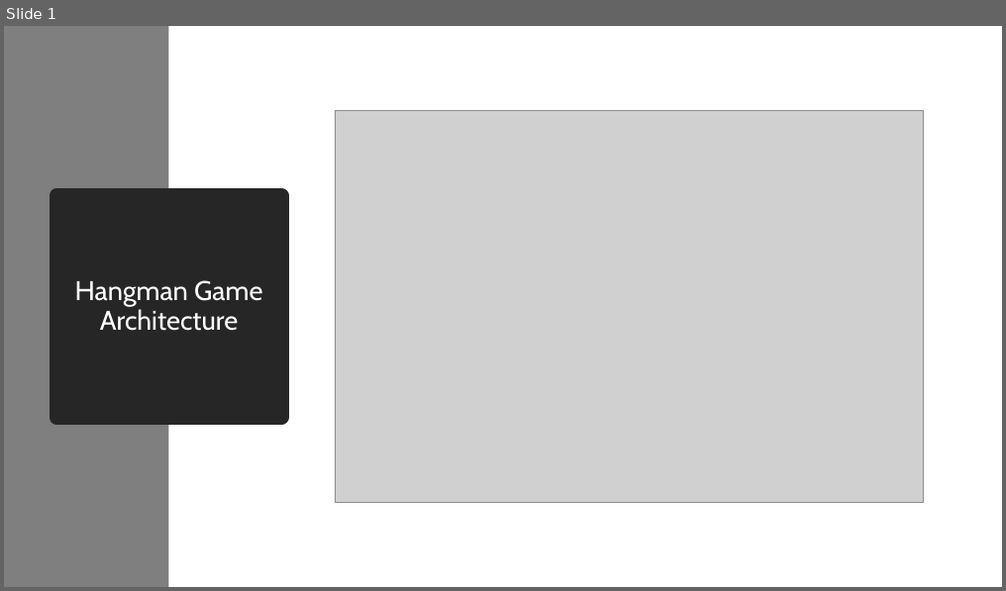
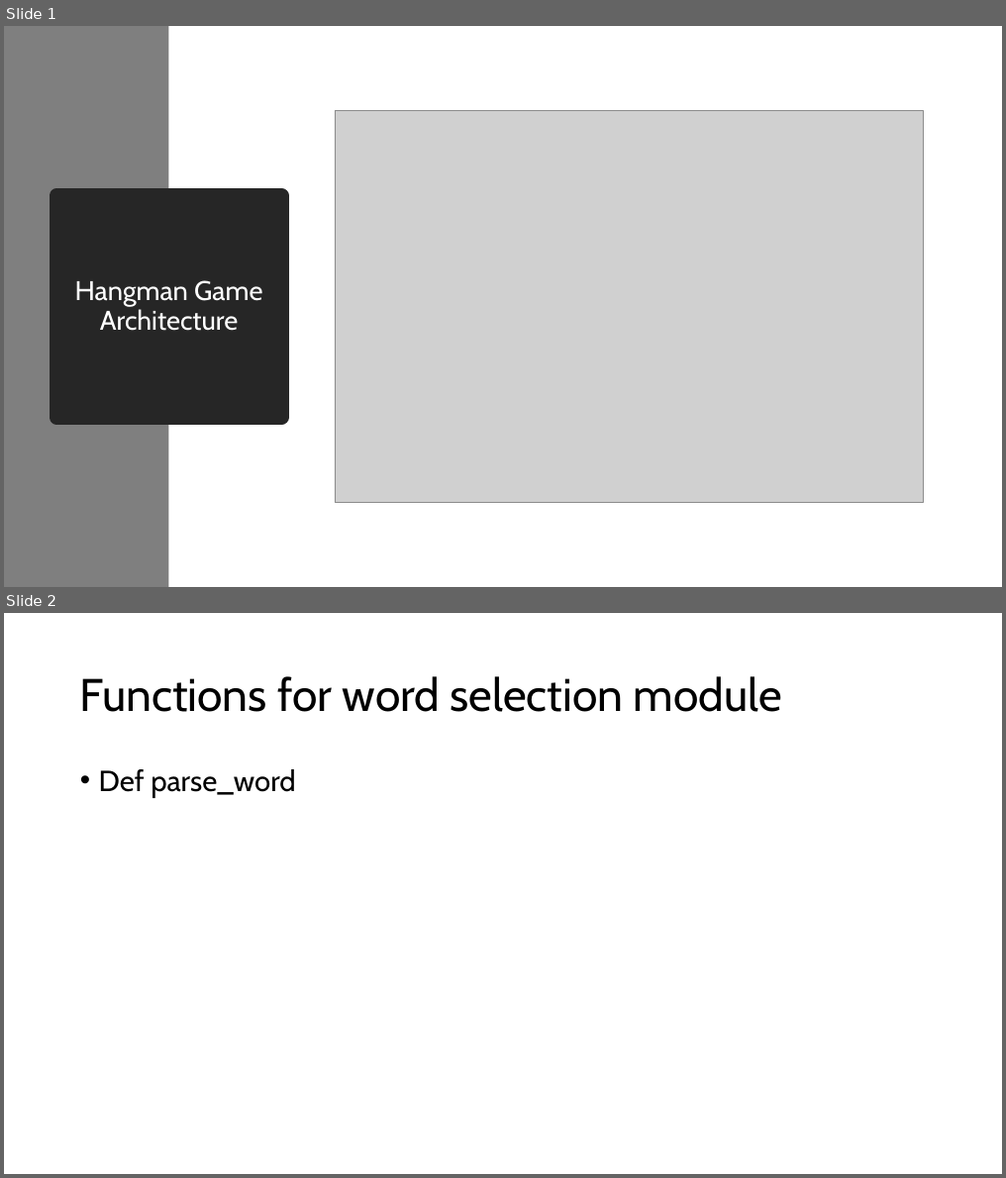
Before and after one commit to Lockleaze-Community-Coding-Club/hangman-club-project, a slide deck: docs/Hangman Architecture and Test Plan.pptx. Shown one above the other, each under a label of ours: slide 1 before the commit, slides 1 and 2 after it. The pictures are 1006x591 and 1006x1178 pixels, drawn with LibreOffice and Linux fonts; fonts in the diff are those of the drawing; grey boxes stand for pictures. Boxes give left, top, right and bottom in pixels: in the first picture for what was removed or moved away, otherwise in the second. Text is boxed around its words. In the diff, an @@ line names an element or a change of style, - is before the commit and + after.

Commit message:
Unit tests for parse_words

```diff
--- a/docs/Hangman Architecture and Test Plan.pptx
+++ b/docs/Hangman Architecture and Test Plan.pptx
@@ slide 2 added at (4, 613, 1002, 1174), background #FFFFFF @@
@@ title added at (80, 676, 782, 712), 44 pt, text #000000 @@
+Functions for word selection module
@@ text added at (99, 769, 295, 798), 28 pt, text #000000 @@
+• Def parse_word
```
Also in this commit, not shown: 3 other files.
